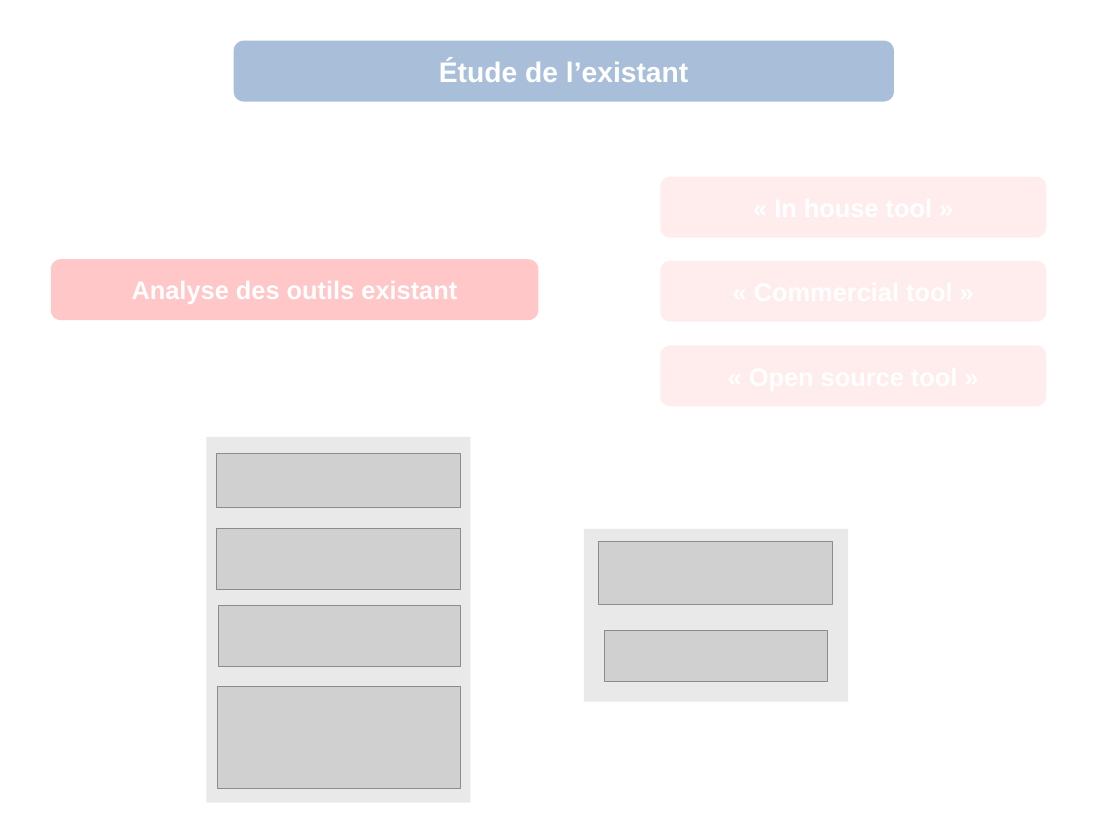
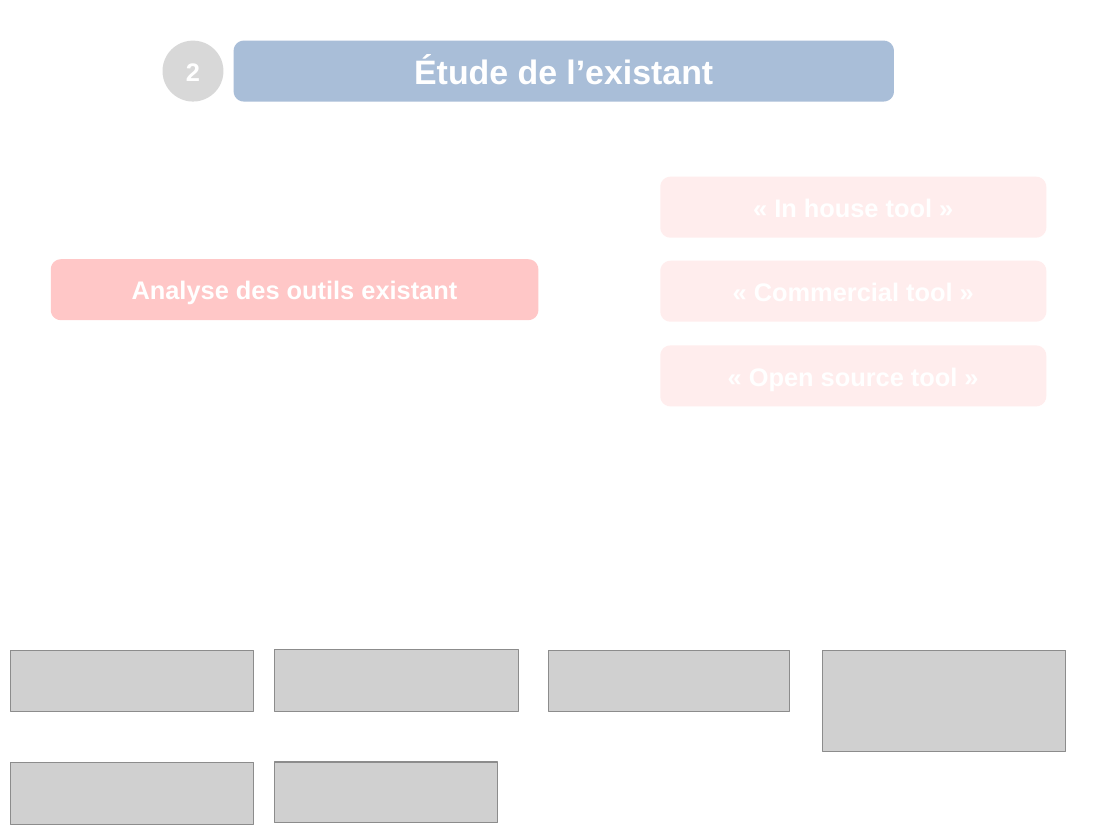
Before and after one commit to amine95bz/PFE, a slide deck: slide 6 of presentation.odp. Drawn at 1120x840 pixels with LibreOffice and Linux fonts; fonts in the diff are those of the drawing; grey boxes stand for pictures; background and template pictures are left out. Boxes give left, top, right and bottom in pixels: in the first picture for what was removed or moved away, otherwise in the second. Text is boxed around its words. In the diff, an @@ line names an element or a change of style, - is before the commit and + after.

```diff
--- a/presentation.odp
+++ b/presentation.odp
@@ ellipse added at box(163, 41, 224, 102), fill #B2B2B2 at 50% opacity, 18 pt, text #FFFFFF, bold @@
+2
@@ rounded rectangle "Étude de l’existant" at box(234, 41, 894, 102): size 20 to 24 pt @@
@@ rectangle removed at box(206, 437, 471, 803) @@
@@ rectangle removed at box(584, 530, 849, 702) @@
@@ picture: place and size @@
-picture at box(216, 453, 460, 508)
+picture at box(10, 650, 254, 711)
@@ picture: place and size @@
-picture at box(219, 606, 460, 667)
+picture at box(274, 650, 518, 711)
@@ picture: place and size @@
-picture at box(605, 631, 828, 682)
+picture at box(549, 650, 791, 711)
@@ picture: place and size @@
-picture at box(216, 528, 460, 589)
+picture at box(823, 650, 1066, 752)
@@ picture: place and size @@
-picture at box(599, 542, 833, 604)
+picture at box(10, 762, 254, 824)
@@ picture: place and size @@
-picture at box(217, 687, 460, 789)
+picture at box(274, 762, 498, 823)
```
Also in this commit, not shown: 12 other slides changed, 1 slide added, 1 slide removed, 2 other files.
